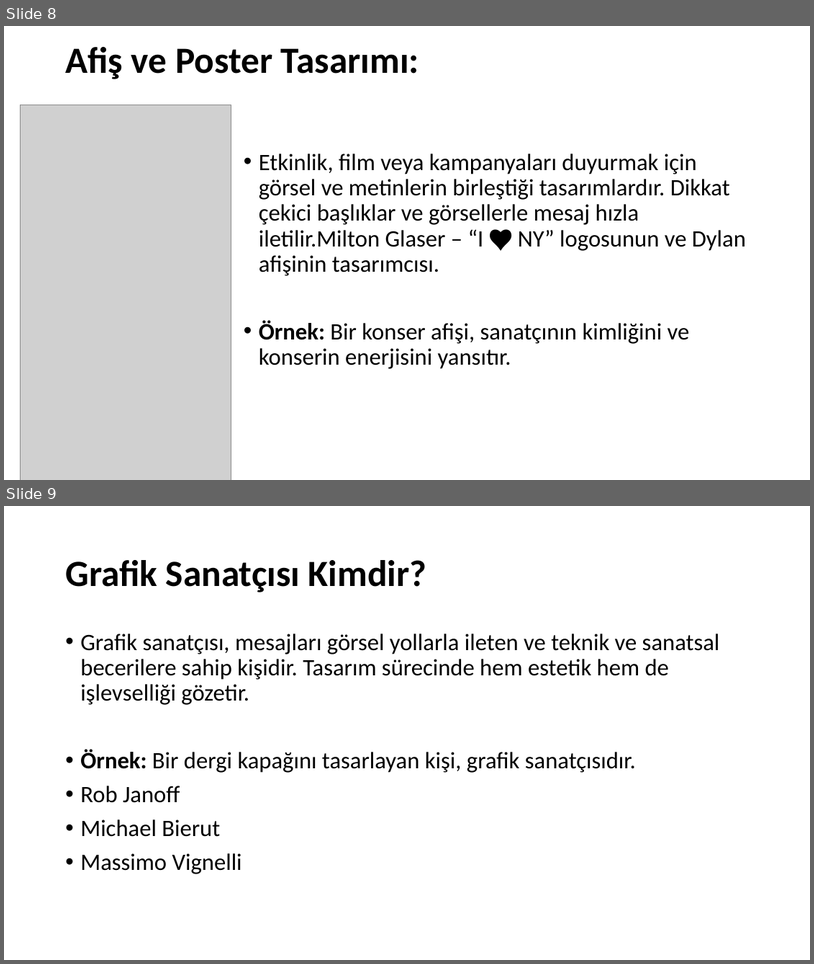
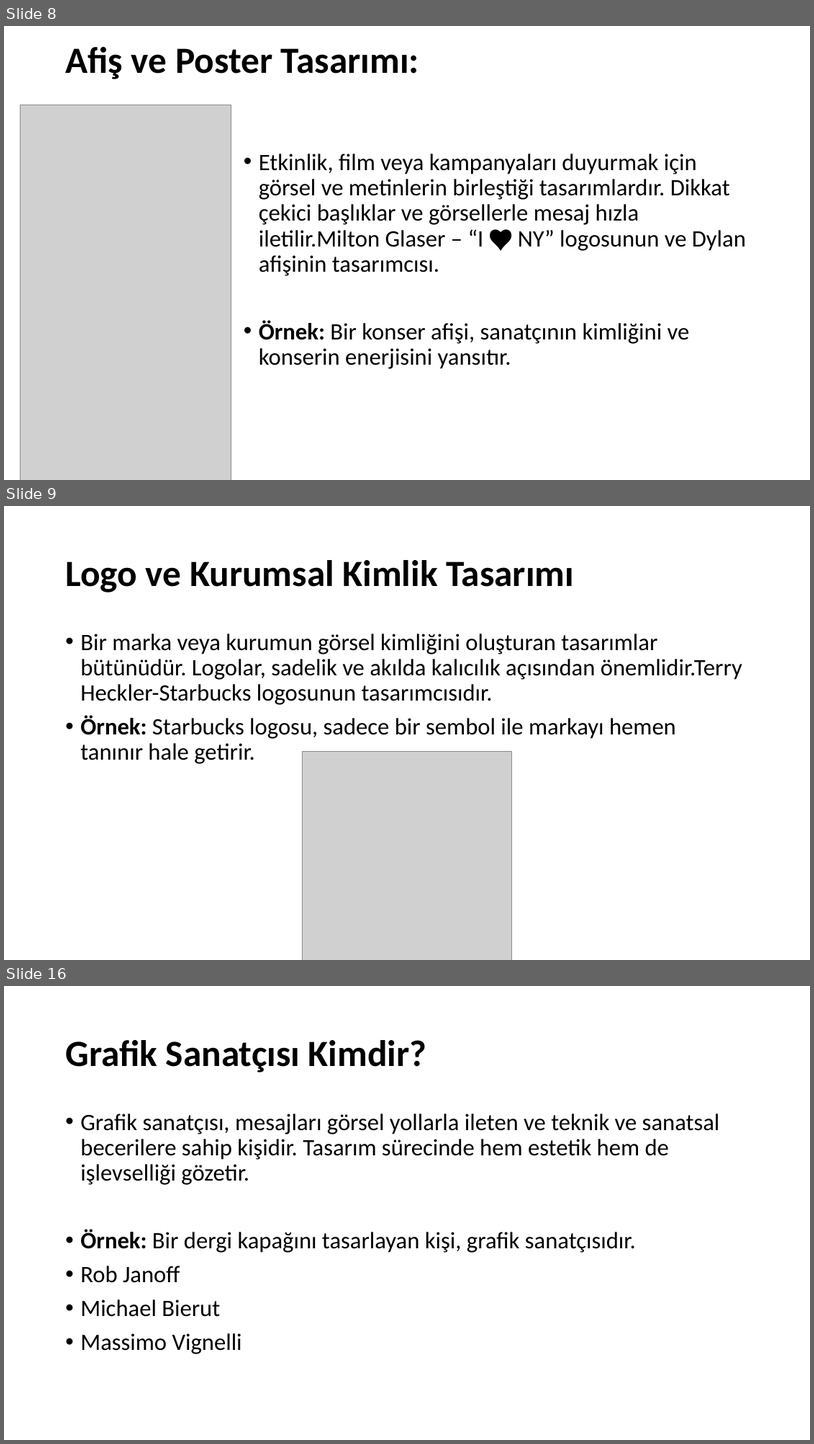
Before and after one commit to musarda/thyaoihlas.github.io, a slide deck: Grafik_Sanatı_Nedir.pptx. Shown one above the other, each under a label of ours: slides 8 and 9 before the commit, slides 8, 9 and 16 after it; the slides between them are not shown. The pictures are 814x964 and 814x1444 pixels, drawn with LibreOffice and Linux fonts; fonts in the diff are those of the drawing; grey boxes stand for pictures. Boxes give left, top, right and bottom in pixels: in the first picture for what was removed or moved away, otherwise in the second. Text is boxed around its words. In the diff, an @@ line names an element or a change of style, - is before the commit and + after.

```diff
--- a/Grafik_Sanatı_Nedir.pptx
+++ b/Grafik_Sanatı_Nedir.pptx
@@ slide 9 added at <box>4,506,810,960</box>, background #FFFFFF @@
@@ title added at <box>65,560,574,592</box>, 44 pt, text #000000, bold @@
+Logo ve Kurumsal Kimlik Tasarımı
@@ text added at <box>80,633,743,764</box>, 28 pt, text #000000 @@
+• Bir marka veya kurumun görsel kimliğini oluşturan tasarımlar bütünüdür. Logolar, sadelik ve akılda kalıcılık açısından önemlidir.Terry Heckler-Starbucks logosunun tasarımcısıdır.
+• Örnek: Starbucks logosu, sadece bir sembol ile markayı hemen tanınır hale getirir.
@@ picture added at <box>303,752,512,960</box> @@
@@ what was slide 9 is now slide 16 @@
```
Also in this commit, not shown: 6 other slides added.
